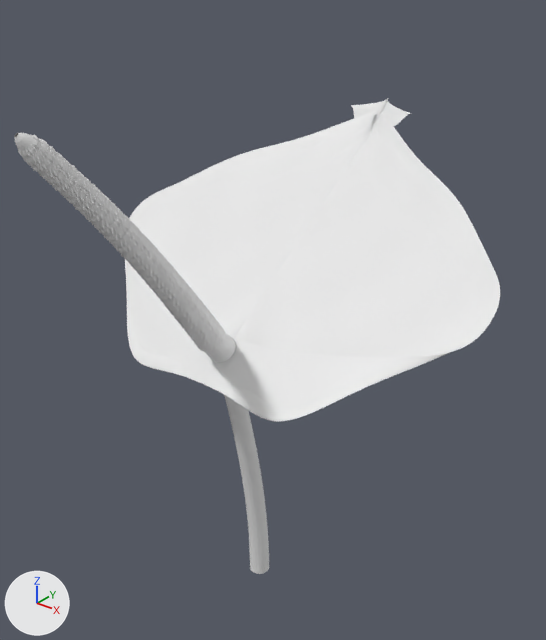
Two versions of the OBJ model models/anthurium_andraeanum.obj, one commit apart.
Rendered twice from a camera (50 mm lens) standing at (117.4, -123.9, 93.4) and looking at (0.2, 22.5, 2.6). The lights are fixed; the arrows at lower left show +X, +Y and +Z. The first picture is the older version. Where no turn or scale is listed for an object, it has been applied to the vertices. Vertices at exactly the same position are counted once.

The scene before the commit, as lines of its bpy script (objects in view):
```python
me_anthurium_andraeanum = bpy.data.meshes.new('anthurium_andraeanum')
me_anthurium_andraeanum.from_pydata(...)  # 10211 vertices, 20056 faces; spans x -60.1..60.1, y -48.7..77.4, z -82.0..65.3
ob_anthurium_andraeanum = bpy.data.objects.new('anthurium_andraeanum', me_anthurium_andraeanum)
ob_anthurium_andraeanum.location = (0.0, 0.0, 0.0)
```
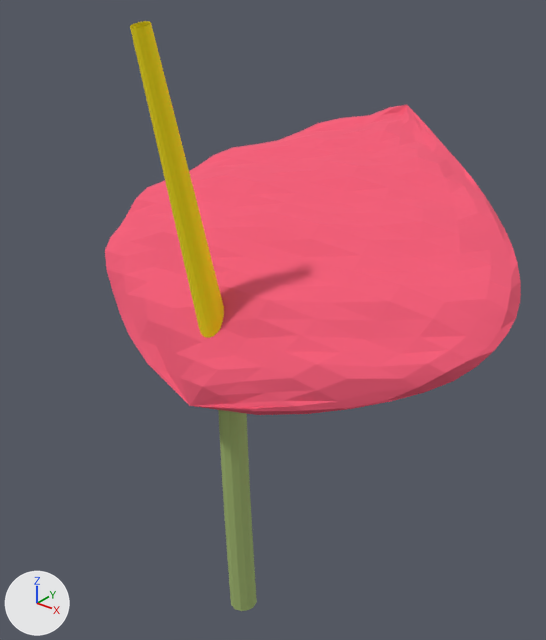
Location of each change, (x1, y1, x2, y2) in pixels of the pictures (546 x 640 px):
'anthurium_andraeanum', reshaped, recoloured (14% narrower, 24% taller)
    before: (14, 98, 500, 574)
    after: (105, 21, 521, 611)
part 1 of me_anthurium_andraeanum, rebuilt (11% wider)
    before: (125, 98, 500, 422)
    after: (105, 105, 521, 415)
part 2 of me_anthurium_andraeanum, rebuilt (55% narrower, 45% taller)
    before: (14, 133, 225, 352)
    after: (130, 21, 224, 338)
part 3 of me_anthurium_andraeanum, rebuilt
    before: (224, 395, 269, 574)
    after: (218, 410, 257, 611)
part 4 of me_anthurium_andraeanum, deleted
    before: (205, 333, 236, 363)

What changed in the scene script:
```text
Add mat_mat_caliz:
    mat_mat_caliz = principled_material('Mat_Caliz')
    mat_mat_caliz.base_color = (0.36, 0.48, 0.16)  # green #a2b86f
    mat_mat_caliz.roughness = 0.89
Add mat_mat_corolalimbo:
    mat_mat_corolalimbo = principled_material('Mat_CorolaLimbo')
    mat_mat_corolalimbo.base_color = (0.9, 0.1, 0.18)  # red #f35976
    mat_mat_corolalimbo.roughness = 0.89
Add mat_mat_estilo:
    mat_mat_estilo = principled_material('Mat_Estilo')
    mat_mat_estilo.base_color = (1.0, 0.82, 0.0)  # yellow #ffea00
    mat_mat_estilo.roughness = 0.89
Change me_anthurium_andraeanum:
    used by ob_anthurium_andraeanum; location = (0.0, 0.0, 0.0)
    remove me_anthurium_andraeanum.from_pydata(...)  # 10211 vertices, 20056 faces; spans x -60.1..60.1, y -48.7..77.4, z -82.0..65.3
    add me_anthurium_andraeanum.from_pydata(...)  # 1109 vertices, 2112 faces; spans x -52.2..65.4, y -20.0..89.1, z -90.2..81.5
    me_anthurium_andraeanum part 1: the loose piece of 5171 vertices spanning x -60.1..60.1, y -7.0..77.4, z -5.9..54.9 is rebuilt with 577 vertices and now spans x -52.2..65.4, y -10.6..89.1, z -8.9..51.3, in mat_mat_corolalimbo (red #f35976)
    me_anthurium_andraeanum part 2: the loose piece of 3960 vertices spanning x -4.2..4.2, y -48.7..1.2, z 4.4..65.3 is rebuilt with 400 vertices and now spans x -3.8..3.8, y -20.0..3.7, z 5.1..81.5, in mat_mat_estilo (yellow #ffea00)
    me_anthurium_andraeanum part 3: the loose piece of 600 vertices spanning x -3.1..3.1, y -0.5..19.1, z -82.0..3.7 is rebuilt with 132 vertices and now spans x -4.2..4.2, y 1.2..12.2, z -90.2..0.0, in mat_mat_caliz (green #a2b86f)
    me_anthurium_andraeanum part 4: the loose piece of 480 vertices spanning x -3.8..3.8, y -4.4..4.9, z -0.5..8.7 is deleted
    add me_anthurium_andraeanum.materials.append(mat_mat_caliz)  # green #a2b86f
    add me_anthurium_andraeanum.materials.append(mat_mat_corolalimbo)  # red #f35976
    add me_anthurium_andraeanum.materials.append(mat_mat_estilo)  # yellow #ffea00
```
